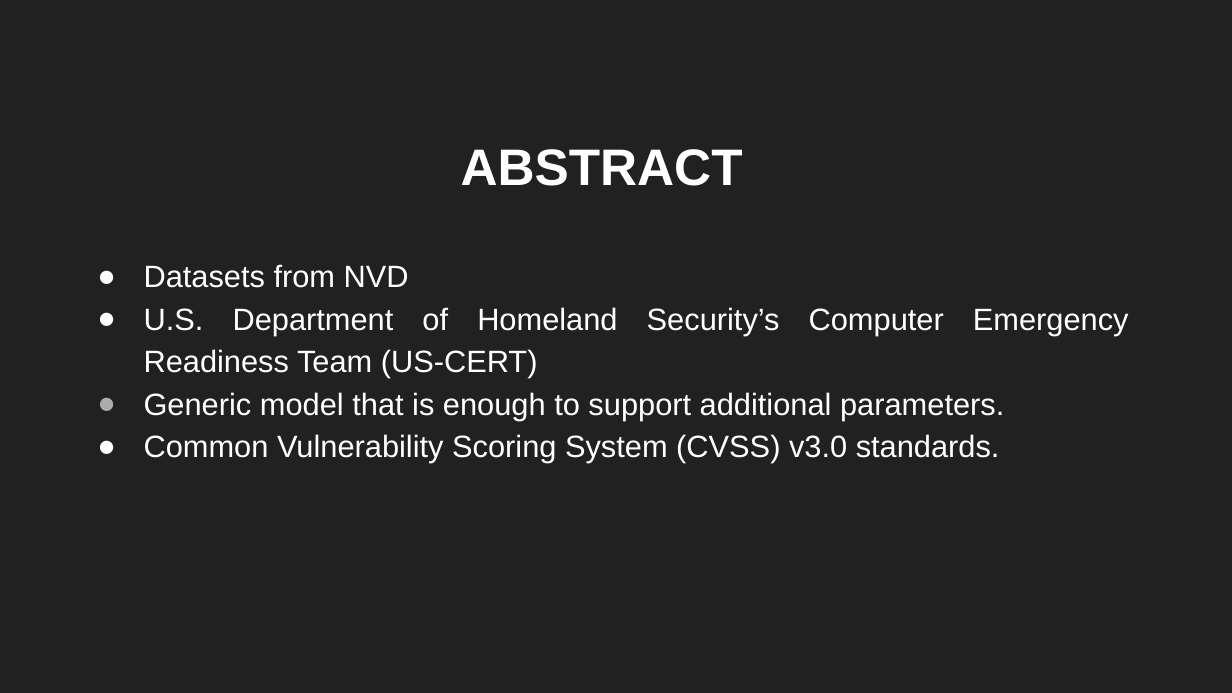
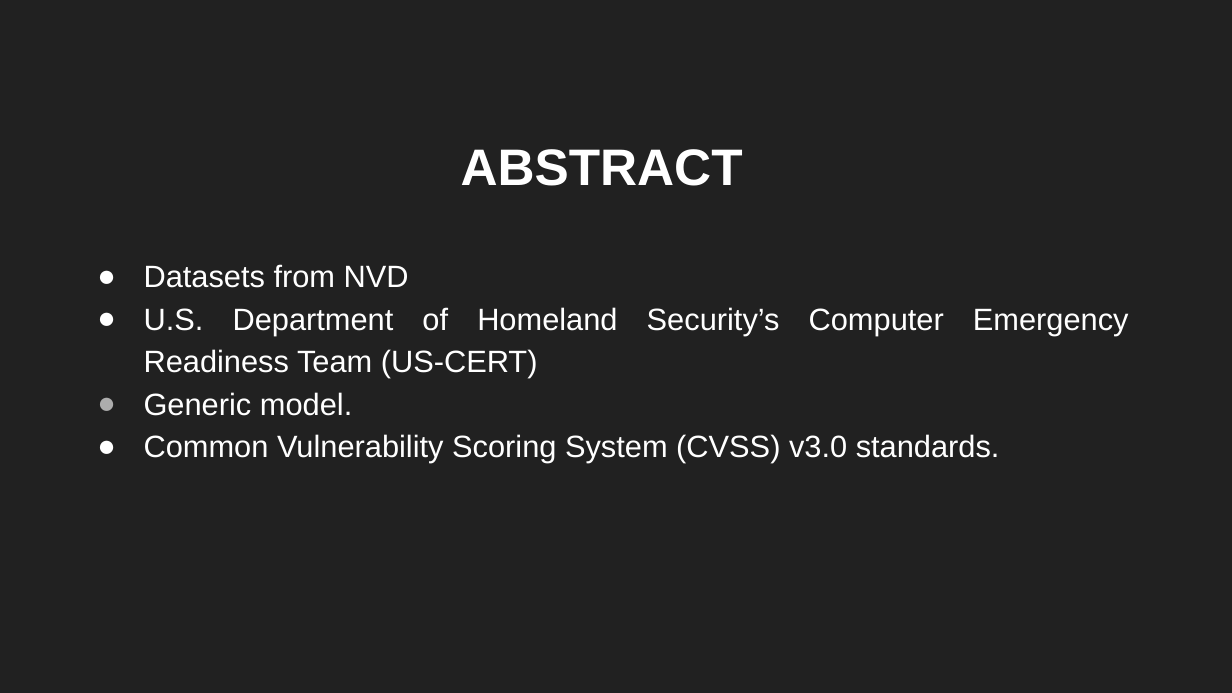
Before and after one commit to sbenstewart/cip-lab, a slide deck: slide 2 of presentation/presentation.pptx. Drawn at 1232x693 pixels with LibreOffice and Linux fonts; fonts in the diff are those of the drawing. Boxes give left, top, right and bottom in pixels: in the first picture for what was removed or moved away, otherwise in the second. Text is boxed around its words. In the diff, an @@ line names an element or a change of style, - is before the commit and + after.

```diff
--- a/presentation/presentation.pptx
+++ b/presentation/presentation.pptx
@@ subtitle at (144, 392, 352, 416): text changed @@
-● Generic model that is enough to support additional parameters.
+● Generic model.
```
Also in this commit, not shown: 1 other slide changed, 4 other files.
